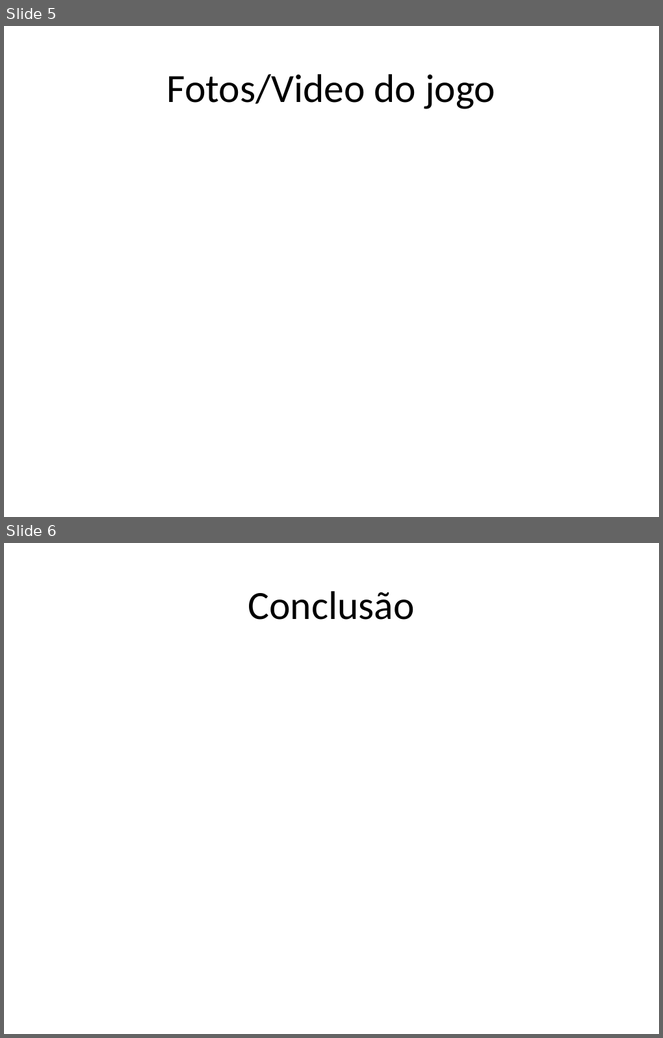
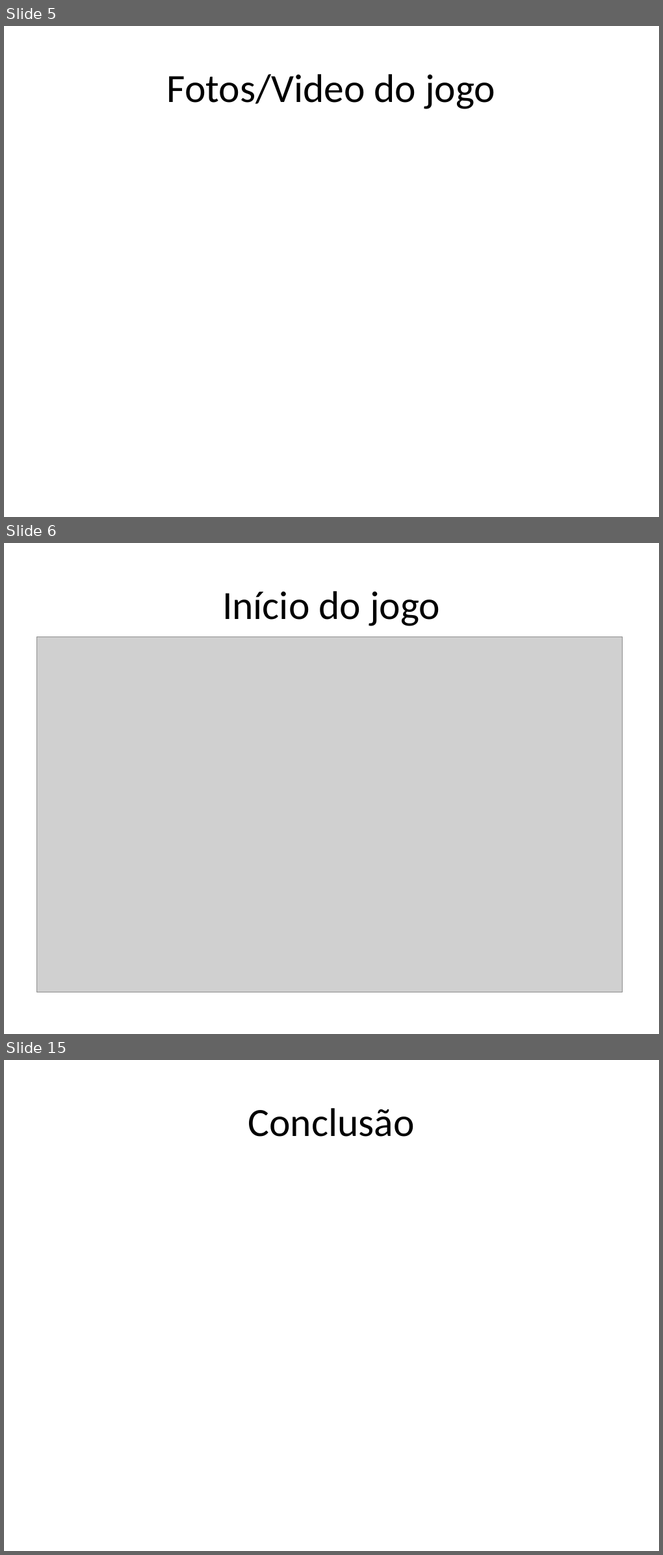
Before and after one commit to pedro-sodre/LemuriaGame, a slide deck: Relatorio/Apresentação.pptx. Shown one above the other, each under a label of ours: slides 5 and 6 before the commit, slides 5, 6 and 15 after it; the slides between them are not shown. The pictures are 663x1038 and 663x1555 pixels, drawn with LibreOffice and Linux fonts; fonts in the diff are those of the drawing; grey boxes stand for pictures. Boxes give left, top, right and bottom in pixels: in the first picture for what was removed or moved away, otherwise in the second. Text is boxed around its words. In the diff, an @@ line names an element or a change of style, - is before the commit and + after.

```diff
--- a/Relatorio/Apresentação.pptx
+++ b/Relatorio/Apresentação.pptx
@@ slide 6 added at (4,543,659,1034), background #FFFFFF @@
@@ title added at (222,591,440,626), 44 pt, text #000000 @@
+Início do jogo
@@ picture added at (36,637,623,992) @@
@@ what was slide 6 is now slide 15 @@
```
Also in this commit, not shown: 1 slide changed, 8 other slides added.
